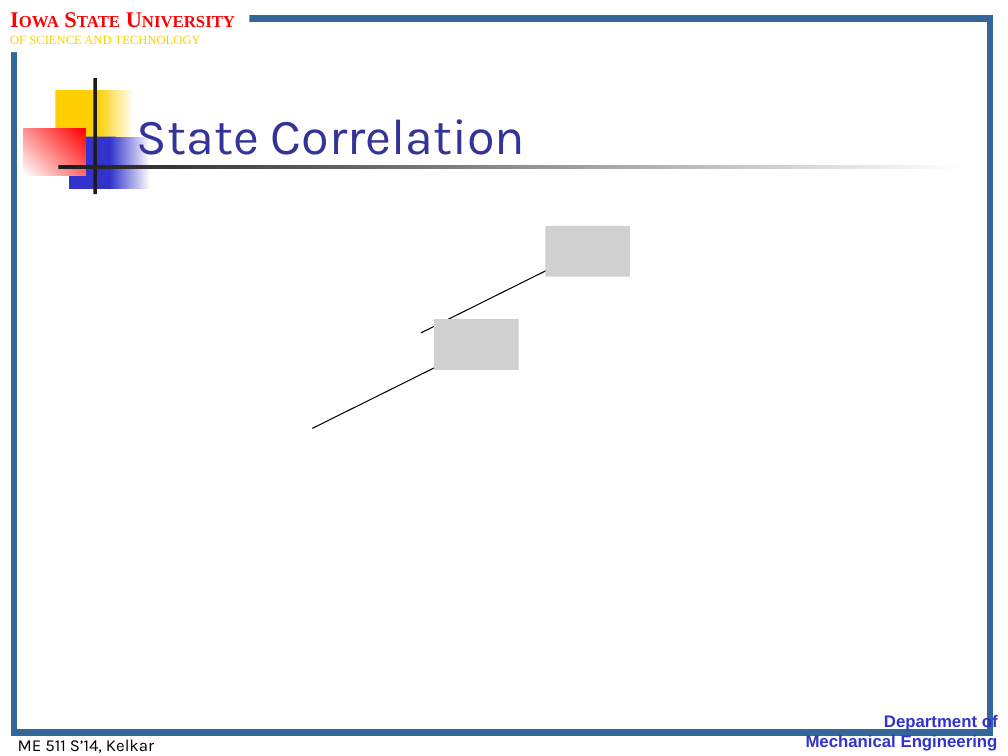
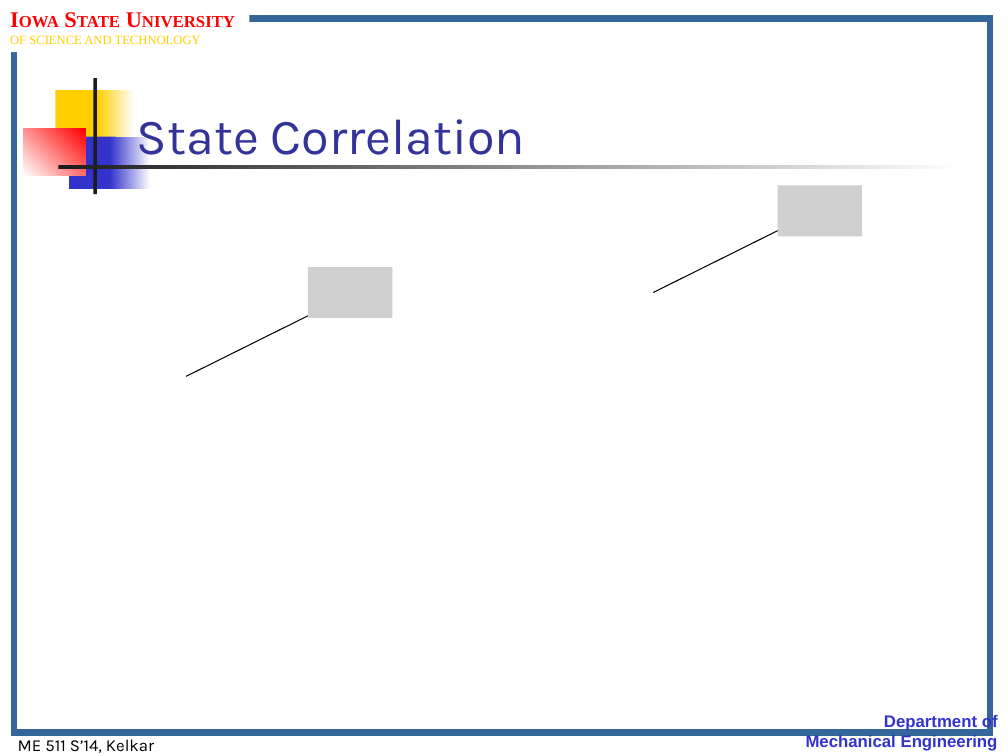
Before and after one commit to jasonnicholson/ME_511_Spring_2014_Lectures, a slide deck: slide 3 of me511_S14__Lect.Notes_Set19.pptm. Drawn at 1008x756 pixels with LibreOffice and Linux fonts; fonts in the diff are those of the drawing; grey boxes stand for pictures; background and template pictures are left out. Boxes give left, top, right and bottom in pixels: in the first picture for what was removed or moved away, otherwise in the second. Text is boxed around its words. In the diff, an @@ line names an element or a change of style, - is before the commit and + after.

```diff
--- a/me511_S14__Lect.Notes_Set19.pptm
+++ b/me511_S14__Lect.Notes_Set19.pptm
@@ picture added at (x1=777, y1=185, x2=862, y2=236) @@
@@ picture removed at (x1=545, y1=226, x2=630, y2=276) @@
@@ arrow moved from (421, 333) - (574, 257) to (653, 292) - (805, 217) @@
@@ picture added at (x1=307, y1=267, x2=392, y2=318) @@
@@ arrow moved from (312, 428) - (465, 353) to (186, 376) - (339, 300) @@
@@ picture removed at (x1=434, y1=320, x2=519, y2=370) @@
```
Also in this commit, not shown: 36 slides added, 2 other files.
